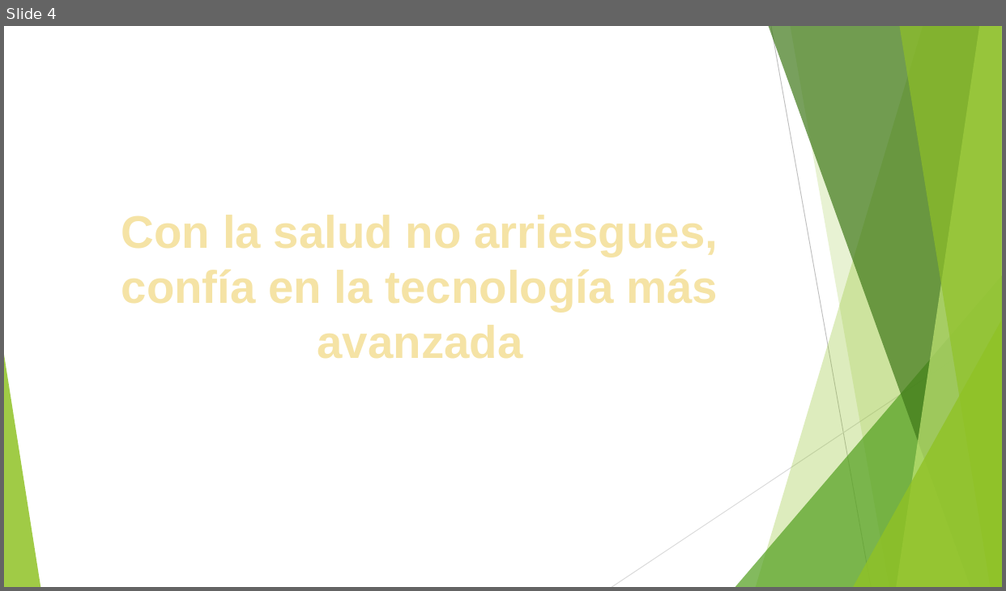
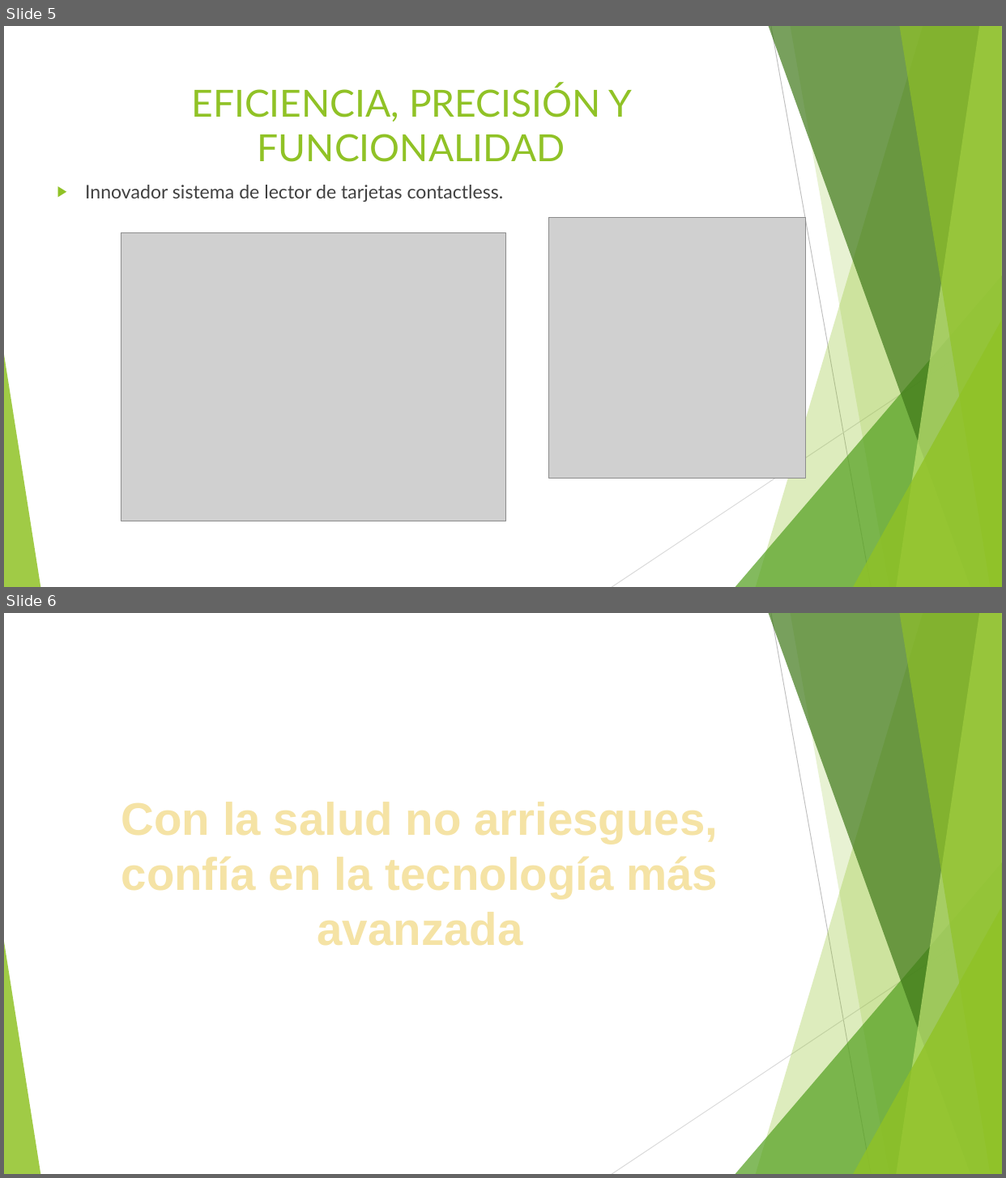
Before and after one commit to paula-arellano/definitivo, a slide deck: SOFTWARE DE GESTIÓN HOSPITALARIA.pptx. Shown one above the other, each under a label of ours: slide 4 before the commit, slides 5 and 6 after it. The pictures are 1006x591 and 1006x1178 pixels, drawn with LibreOffice and Linux fonts; fonts in the diff are those of the drawing; grey boxes stand for pictures. Boxes give left, top, right and bottom in pixels: in the first picture for what was removed or moved away, otherwise in the second. Text is boxed around its words. In the diff, an @@ line names an element or a change of style, - is before the commit and + after.

```diff
--- a/SOFTWARE DE GESTIÓN HOSPITALARIA.pptx
+++ b/SOFTWARE DE GESTIÓN HOSPITALARIA.pptx
@@ slide 5 added at (4,26,1002,587), background #FFFFFF; not listed: 10 template elements that a slide beside it also shows @@
@@ title added at (191,84,633,162), 36 pt, text #90C226 @@
+EFICIENCIA, PRECISIÓN Y FUNCIONALIDAD
@@ text added at (85,185,504,202), 18 pt, text #404040 @@
+▶ Innovador sistema de lector de tarjetas contactless.
@@ picture added at (549,218,805,479) @@
@@ picture added at (121,233,506,522) @@
@@ what was slide 4 is now slide 6 @@
```
Also in this commit, not shown: 1 slide changed, 1 other slide added, 1 other file.
